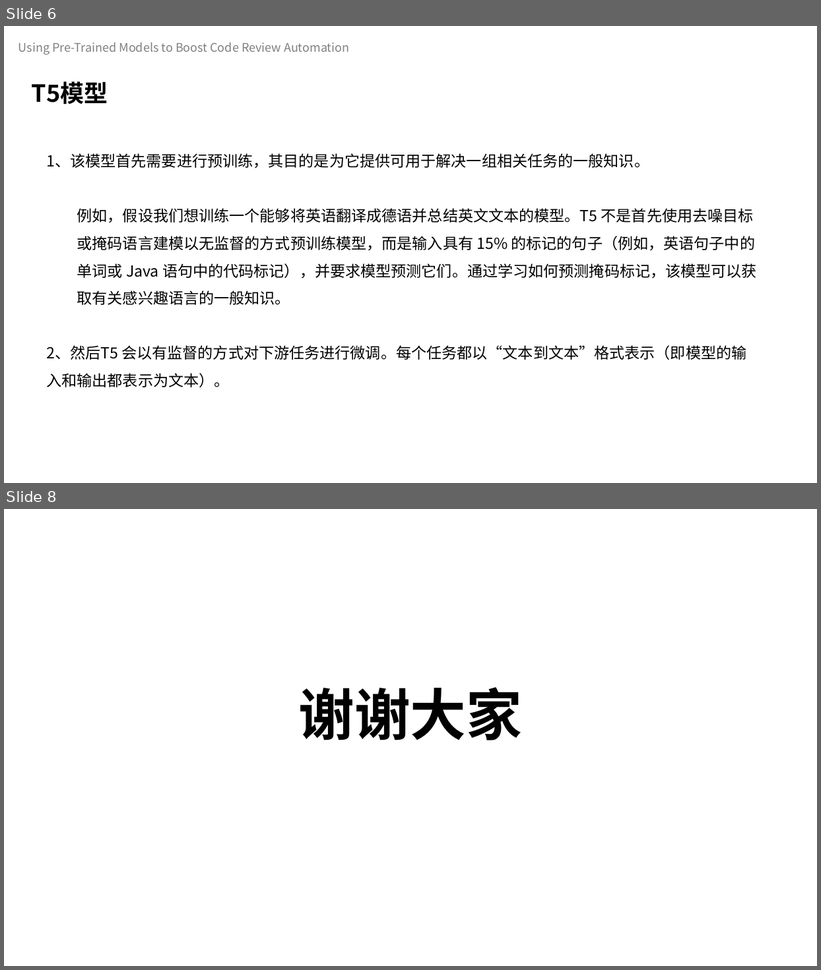
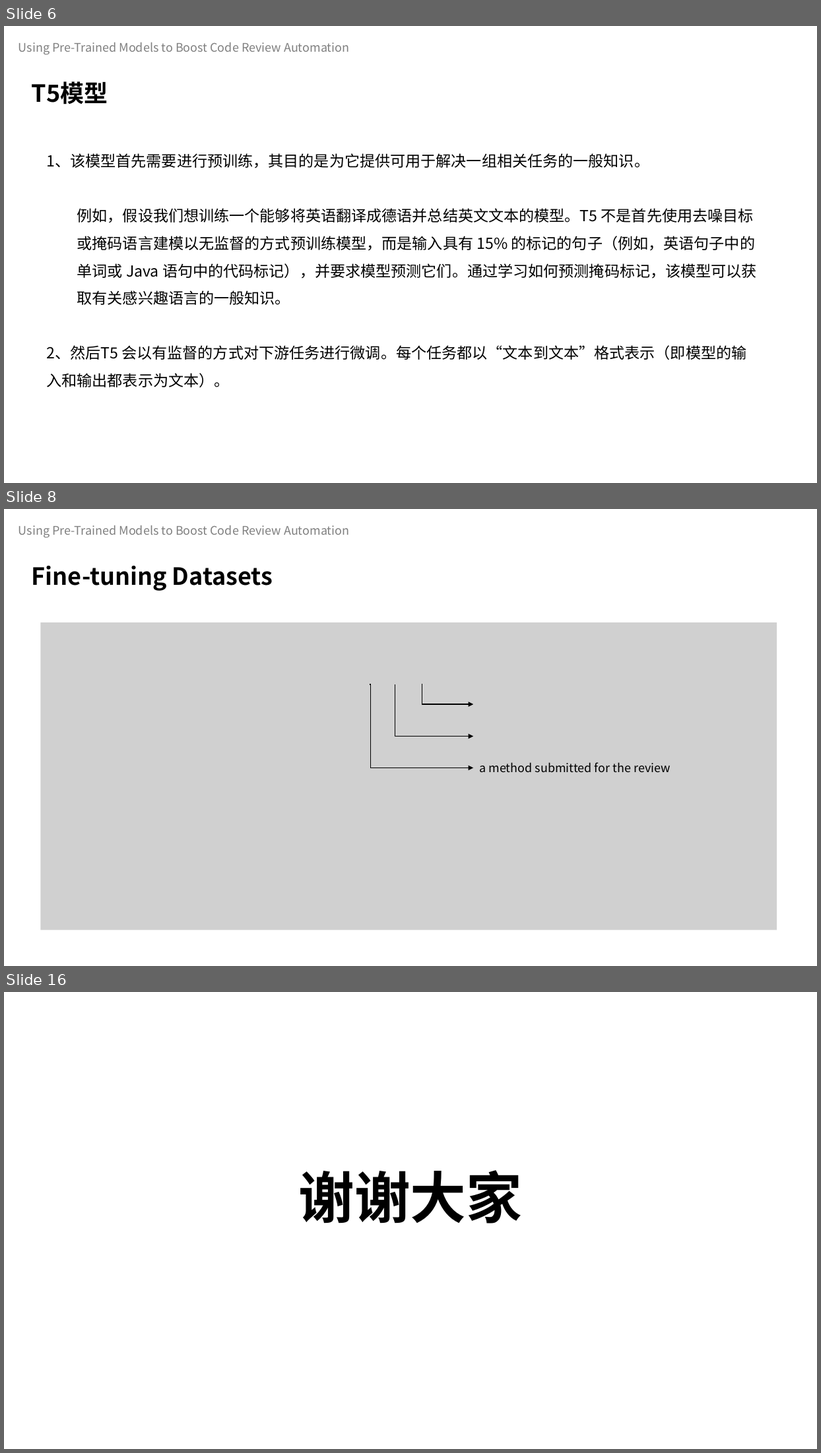
Before and after one commit to celeste-lingshi/Celeste, a slide deck: 汇报/软件测试展示_222126_项桂巳雨.pptx. Shown one above the other, each under a label of ours: slides 6 and 8 before the commit, slides 6, 8 and 16 after it; the slides between them are not shown. The pictures are 821x970 and 821x1453 pixels, drawn with LibreOffice and Linux fonts; fonts in the diff are those of the drawing; grey boxes stand for pictures. Boxes give left, top, right and bottom in pixels: in the first picture for what was removed or moved away, otherwise in the second. Text is boxed around its words. In the diff, an @@ line names an element or a change of style, - is before the commit and + after.

```diff
--- a/汇报/软件测试展示_222126_项桂巳雨.pptx
+++ b/汇报/软件测试展示_222126_项桂巳雨.pptx
@@ slide 8 added at (4,509,817,966), background #FFFFFF @@
@@ text added at (19,525,349,538), 14 pt, text #808080 @@
+Using Pre-Trained Models to Boost Code Review Automation
@@ text added at (32,566,273,591), 28 pt, text #000000, bold @@
+Fine-tuning Datasets
@@ picture added at (40,623,777,931) @@
@@ elbow arrow added from (370, 685) to (474, 768), #000000 1 pt @@
@@ elbow arrow added from (395, 685) to (474, 737), #000000 1 pt @@
@@ elbow arrow added from (422, 685) to (474, 704), #000000 1 pt @@
@@ picture added at (474,692,753,727) @@
@@ picture added at (474,723,704,758) @@
@@ text added at (479,762,671,772), 14 pt, text #000000 @@
+a method submitted for the review
@@ what was slide 8 is now slide 16 @@
```
Also in this commit, not shown: 4 slides changed, 7 other slides added.
